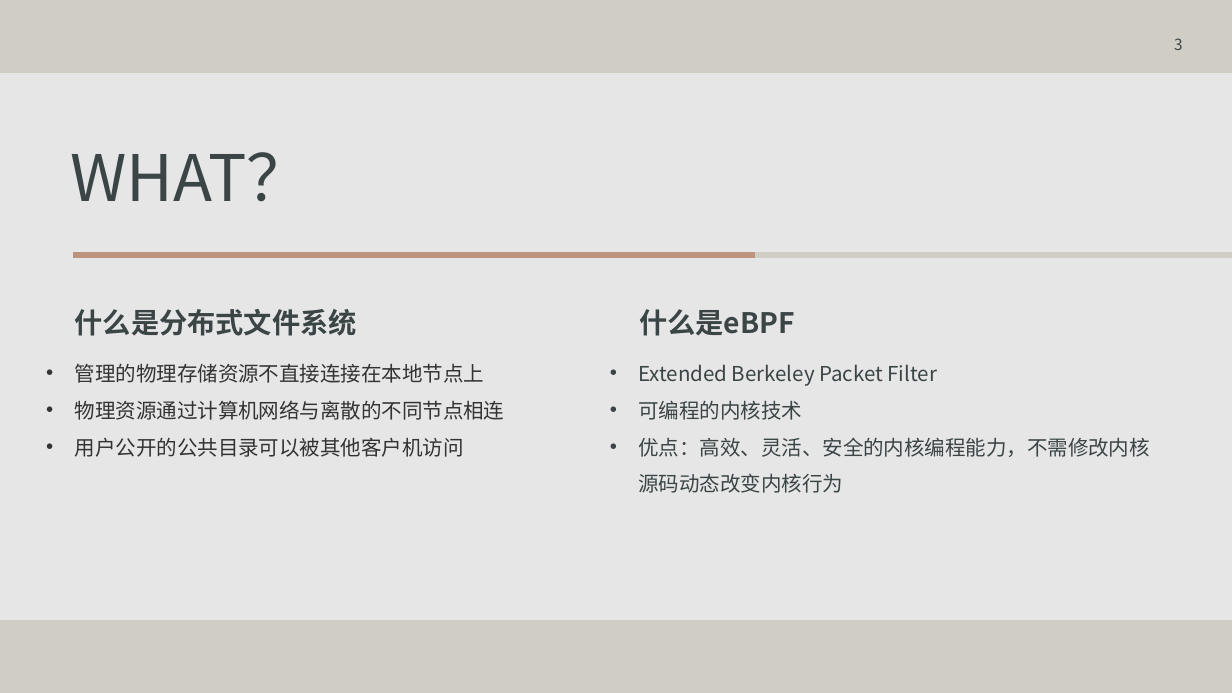
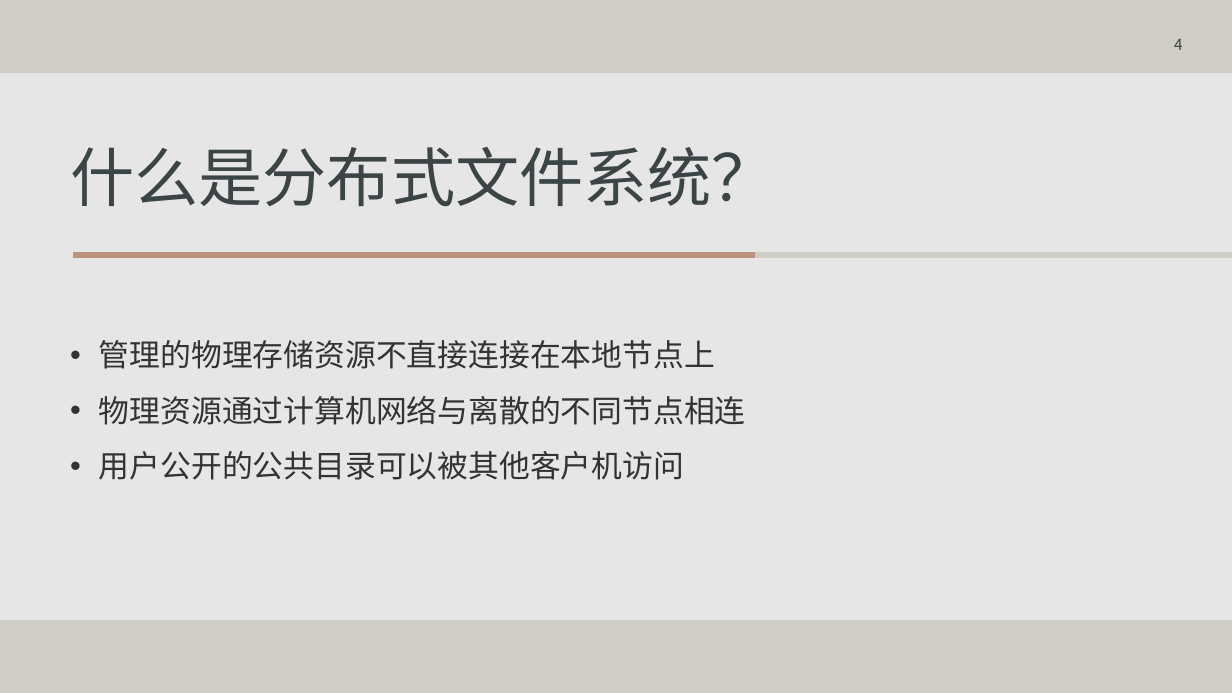
Before and after one commit to OSH-2023/x-FutureWithinBuzzyBees, a slide deck: slide 4 of docs/中期汇报.pptx (slide 3 before the commit). Drawn at 1232x693 pixels with LibreOffice and Linux fonts; fonts in the diff are those of the drawing; background and template pictures are left out. Boxes give left, top, right and bottom in pixels: in the first picture for what was removed or moved away, otherwise in the second. Text is boxed around its words. In the diff, an @@ line names an element or a change of style, - is before the commit and + after.

```diff
--- a/docs/中期汇报.pptx
+++ b/docs/中期汇报.pptx
@@ page number at (1174,38,1183,50): text changed @@
-3
+4
@@ title at (70,147,776,207): text changed; size 22 to 50 pt; bold off @@
-什么是分布式文件系统
+什么是分布式文件系统？
@@ title removed at (70,152,311,202) @@
-WHAT？
@@ text "管理的物理存储资源不直接连接在本地节点上": place and size @@
-text "管理的物理存储资源不直接连接在本地节点上" at (75,363,505,457)
+text "管理的物理存储资源不直接连接在本地节点上" at (99,340,746,480)
@@ text "管理的物理存储资源不直接连接在本地节点上" at (99,340,746,480): size 16 to 24 pt @@
@@ text removed at (639,309,794,336) @@
-什么是eBPF
@@ text removed at (638,364,1149,493) @@
-• Extended Berkeley Packet Filter
-• 可编程的内核技术
-• 优点：高效、灵活、安全的内核编程能力，不需修改内核源码动态改变内核行为
```
Also in this commit, not shown: 2 other slides changed, 2 slides added.
